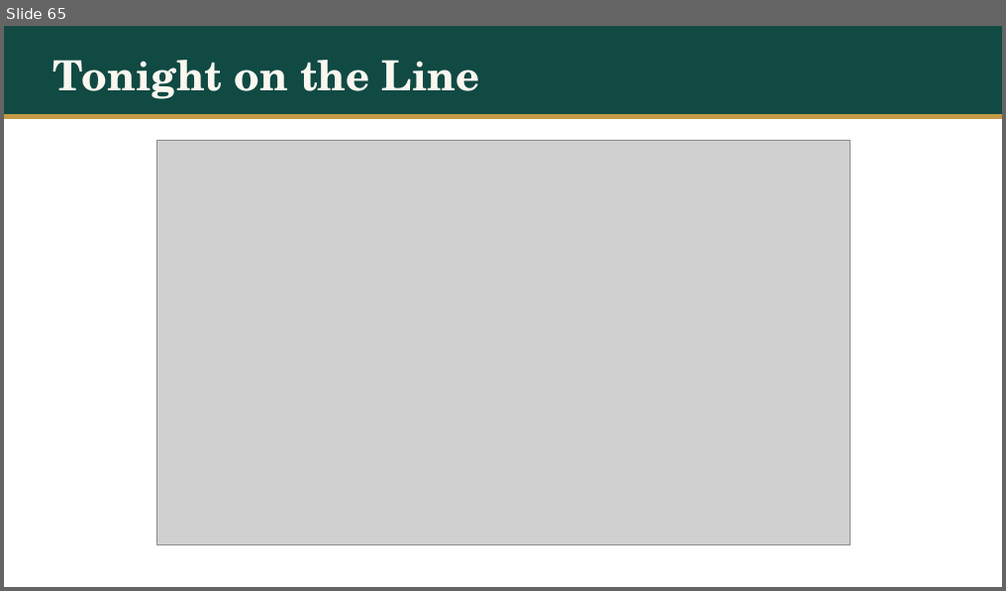
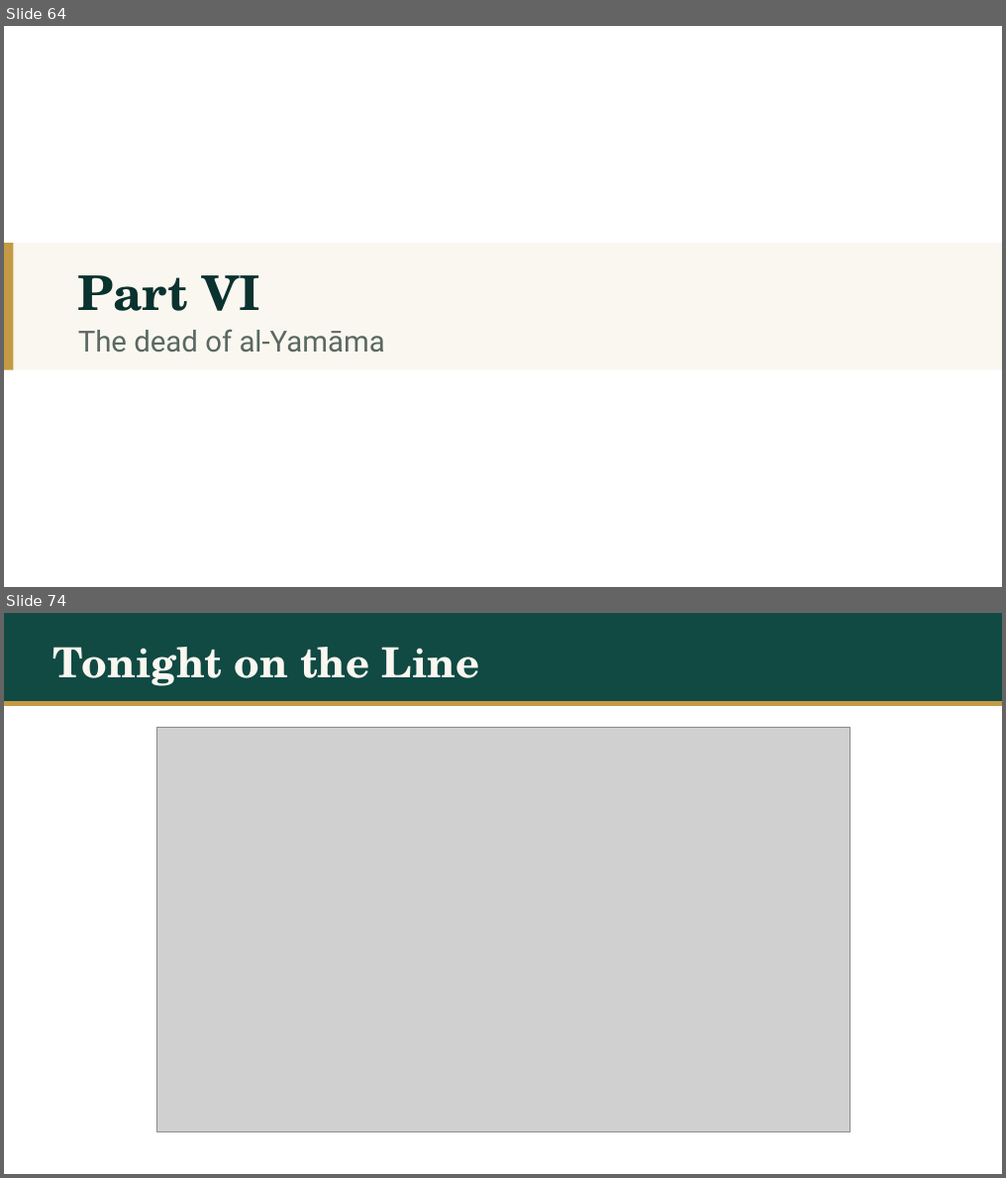
Before and after one commit to daniyalyasin93/2026SeptemberIslamicHistoryClass, a slide deck: S04_kinda_butah_yamama/S04.pptx. Shown one above the other, each under a label of ours: slide 65 before the commit, slides 64 and 74 after it; the slides between them are not shown. The pictures are 1006x591 and 1006x1178 pixels, drawn with LibreOffice and Linux fonts; fonts in the diff are those of the drawing; grey boxes stand for pictures. Boxes give left, top, right and bottom in pixels: in the first picture for what was removed or moved away, otherwise in the second. Text is boxed around its words. In the diff, an @@ line names an element or a change of style, - is before the commit and + after.

```diff
--- a/S04_kinda_butah_yamama/S04.pptx
+++ b/S04_kinda_butah_yamama/S04.pptx
@@ slide 64 added at (4,26,1002,587), background #FFFFFF @@
@@ rectangle added at (4,243,1002,371), fill #FAF7F0 @@
@@ rectangle added at (4,243,13,371), fill #C49A45 @@
@@ text added at (78,275,259,311), 46 pt, text #0A322E, bold @@
+Part VI
@@ text added at (78,329,385,353), 28 pt, text #5A6862 @@
+The dead of al-Yamāma
@@ what was slide 65 is now slide 74 @@
```
Also in this commit, not shown: 2 slides changed, 8 other slides added, 18 other files.
